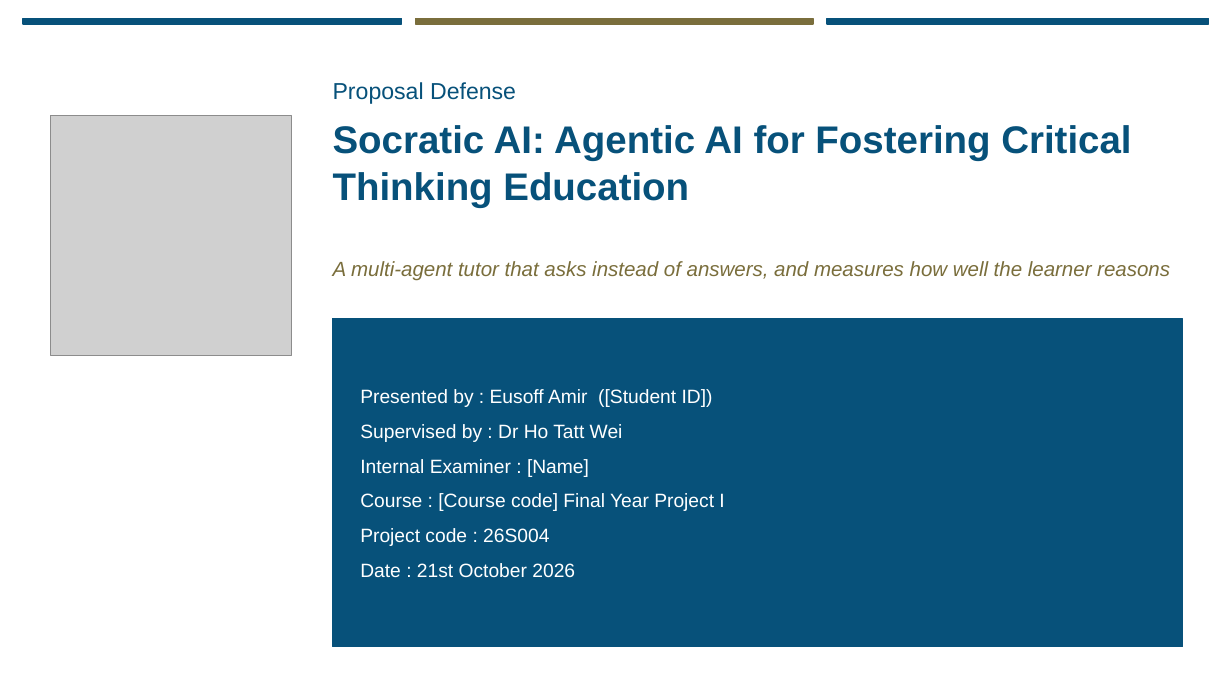
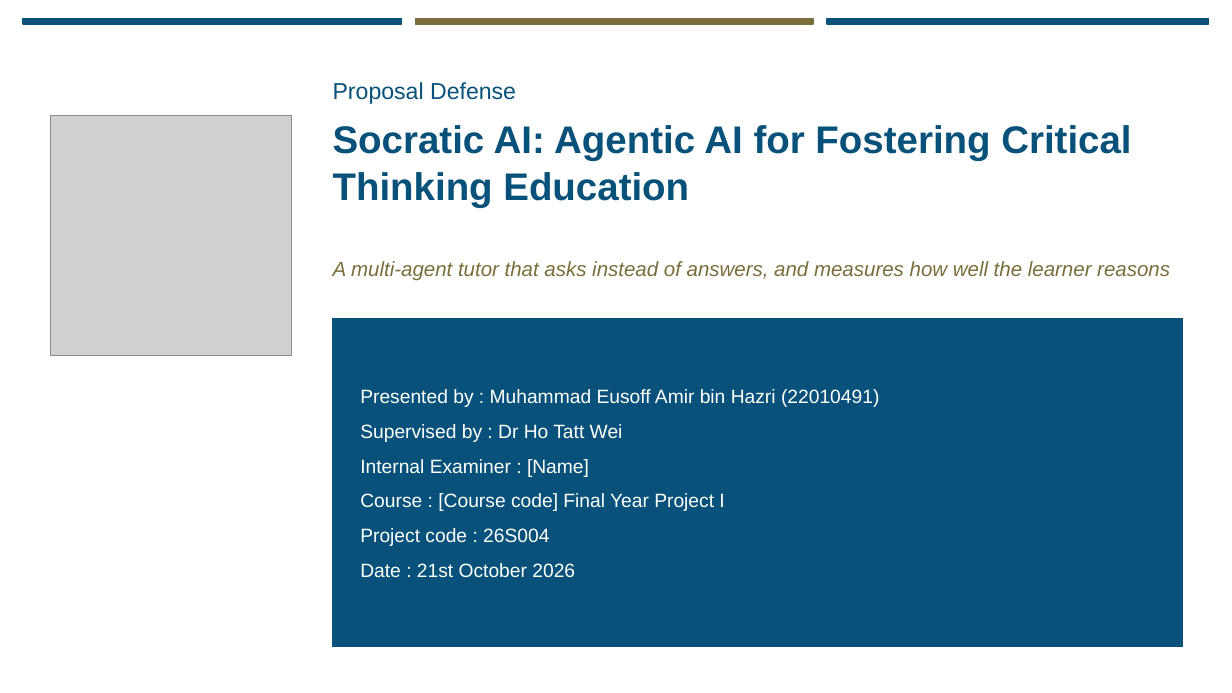
Before and after one commit to eusoffamir/Socratic-AI, a slide deck: slide 1 of docs/Socratic AI Proposal Defence.pptx. Drawn at 1232x693 pixels with LibreOffice and Linux fonts; fonts in the diff are those of the drawing; grey boxes stand for pictures. Boxes give left, top, right and bottom in pixels: in the first picture for what was removed or moved away, otherwise in the second. Text is boxed around its words. In the diff, an @@ line names an element or a change of style, - is before the commit and + after.

```diff
--- a/docs/Socratic AI Proposal Defence.pptx
+++ b/docs/Socratic AI Proposal Defence.pptx
@@ text at [360,389,879,407]: text changed @@
-Presented by : Eusoff Amir ([Student ID])
+Presented by : Muhammad Eusoff Amir bin Hazri (22010491)
```
Also in this commit, not shown: 1 other file.
